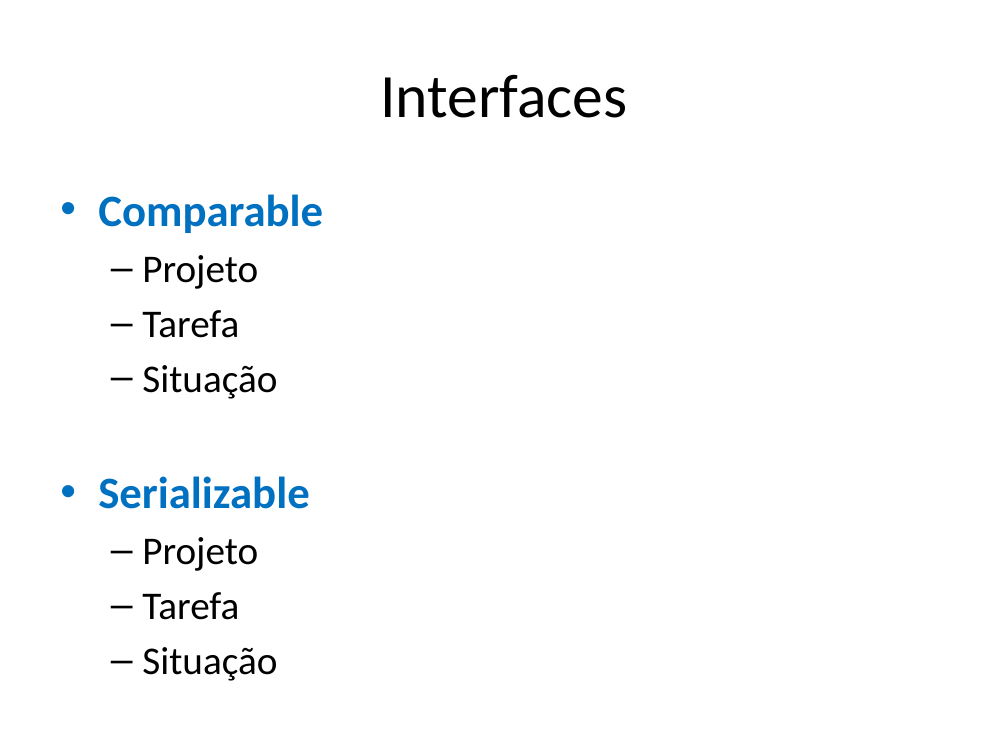
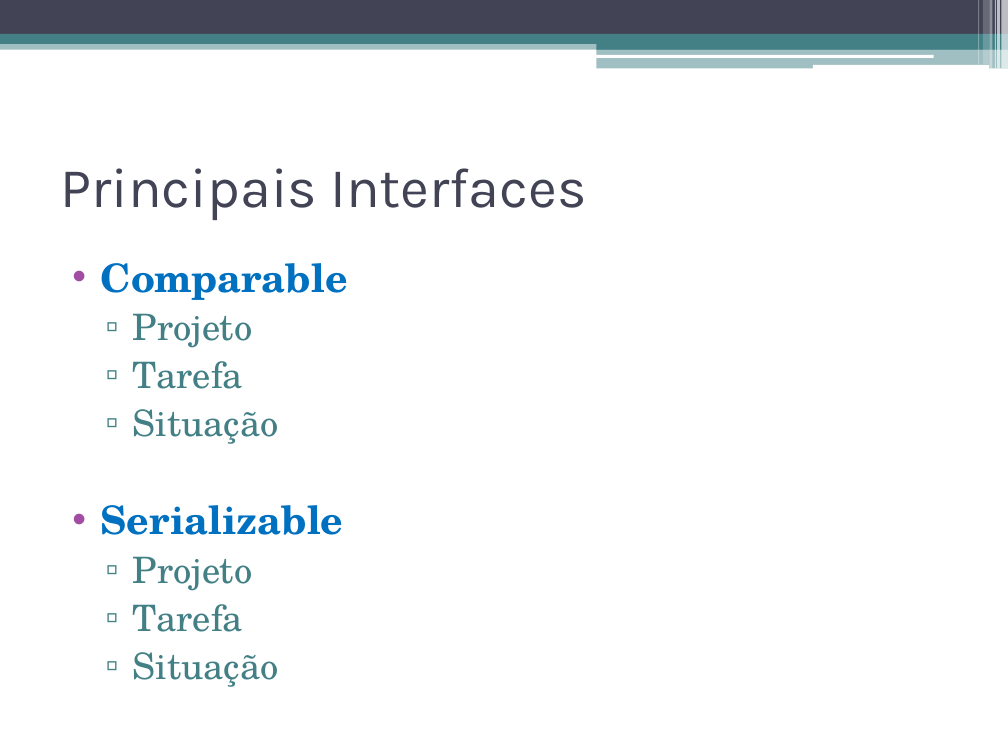
Before and after one commit to dancastellani/controle-tarefas, a slide deck: slide 9 of docs/Trabalho-Final.pptx (slide 5 before the commit). Drawn at 1008x756 pixels with LibreOffice and Linux fonts; fonts in the diff are those of the drawing. Boxes give left, top, right and bottom in pixels: in the first picture for what was removed or moved away, otherwise in the second. Text is boxed around its words. In the diff, an @@ line names an element or a change of style, - is before the commit and + after.

```diff
--- a/docs/Trabalho-Final.pptx
+++ b/docs/Trabalho-Final.pptx
@@ rectangle added at [0,0,1008,34], fill #424456 @@
@@ rectangle added at [978,0,979,65], fill #FFFFFF at 30% opacity @@
@@ rectangle added at [983,0,989,65], fill #FFFFFF at 20% opacity @@
@@ rectangle added at [990,0,993,69], fill #FFFFFF at 40% opacity @@
@@ rectangle added at [995,0,996,69], fill #FFFFFF at 60% opacity @@
@@ rectangle added at [997,0,1000,69], fill #FFFFFF at 65% opacity @@
@@ rectangle added at [1002,0,1008,69], fill #FFFFFF at 65% opacity @@
@@ rectangle added at [0,40,1008,49], fill #438086 at 50% opacity @@
@@ rectangle added at [0,34,1008,44], fill #438086 @@
@@ rounded rectangle added at [596,54,933,57], fill #FFFFFF @@
@@ rectangle added at [597,39,1008,49], fill #438086 @@
@@ rectangle added at [597,48,1008,69], fill #438086 at 50% opacity @@
@@ rounded rectangle added at [812,65,989,69], fill #FFFFFF @@
@@ title at [60,168,586,220]: text changed; size 44 to 40 pt; font Calibri to Karla; text colour #000000 to #424456 @@
-Interfaces
+Principais Interfaces
@@ text "Comparable": place and size @@
-text "Comparable" at [98,194,323,681]
+text "Comparable" at [101,263,348,687]
@@ text "Comparable" at [101,263,348,687]: size 32 to 28 pt in "Comparable", "Serializable"; font Calibri to TeX Gyre Schola; size 28 to 26 pt, text colour #000000 to #438086 in "Projeto", "Tarefa", "Situação", "Projeto" and 2 more places; indent changed; less space between paragraphs; bullet – to ▫ @@
```
Also in this commit, not shown: 5 other slides changed, 4 slides added, 25 other files.
